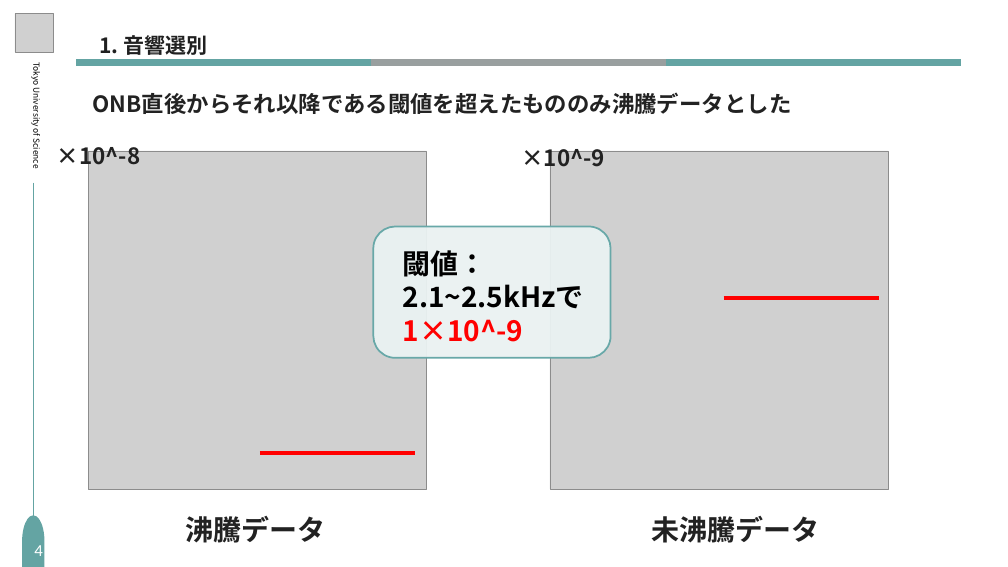
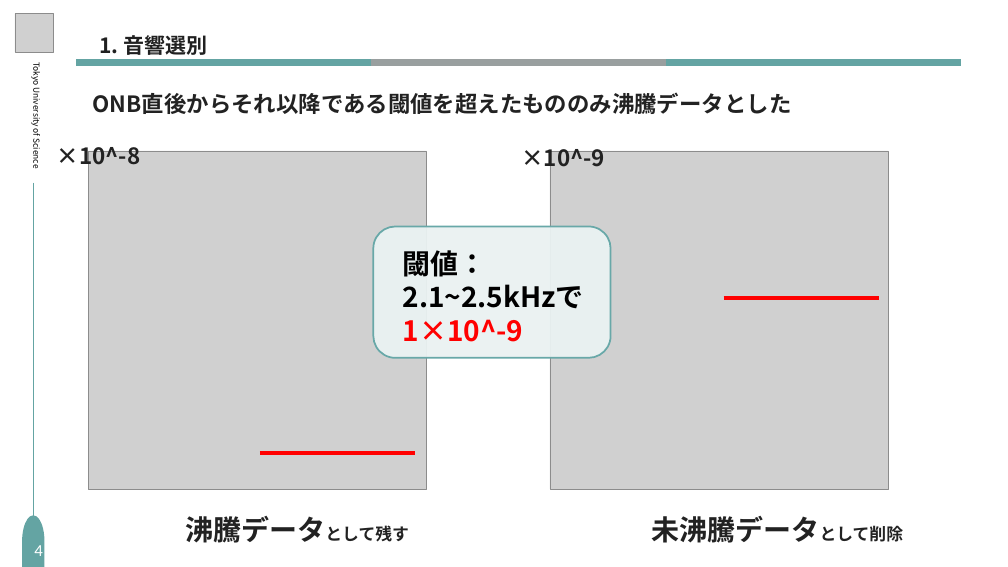
Before and after one commit to S-Riku-tus/university_research, a slide deck: slide 4 of 研究進捗報告/2026/918（研究計画発表）/研究進捗_柴崎陸_0918.pptx. Drawn at 1008x567 pixels with LibreOffice and Linux fonts; fonts in the diff are those of the drawing; grey boxes stand for pictures. Boxes give left, top, right and bottom in pixels: in the first picture for what was removed or moved away, otherwise in the second. Text is boxed around its words. In the diff, an @@ line names an element or a change of style, - is before the commit and + after.

```diff
--- a/研究進捗報告/2026/918（研究計画発表）/研究進捗_柴崎陸_0918.pptx
+++ b/研究進捗報告/2026/918（研究計画発表）/研究進捗_柴崎陸_0918.pptx
@@ text at <box>186,516,409,543</box>: text changed @@
-沸騰データ
+沸騰データとして残す
@@ text at <box>652,516,904,543</box>: text changed @@
-未沸騰データ
+未沸騰データとして削除
```
Also in this commit, not shown: 3 other slides changed.
